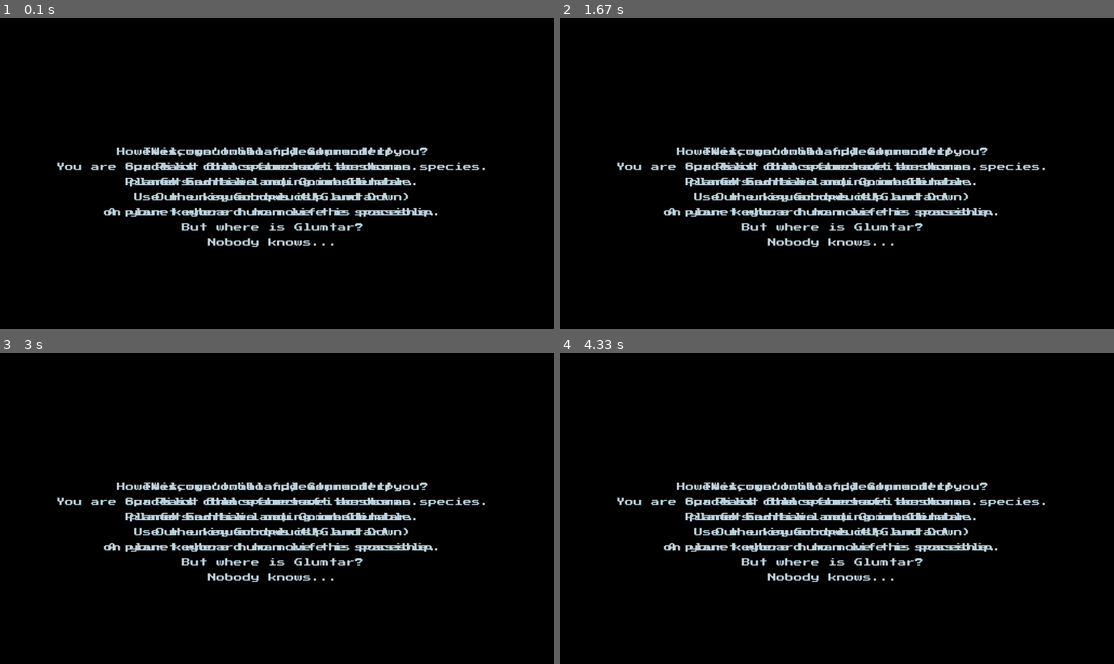
Above: before the commit, frames 1-4 (two rows, left to right).
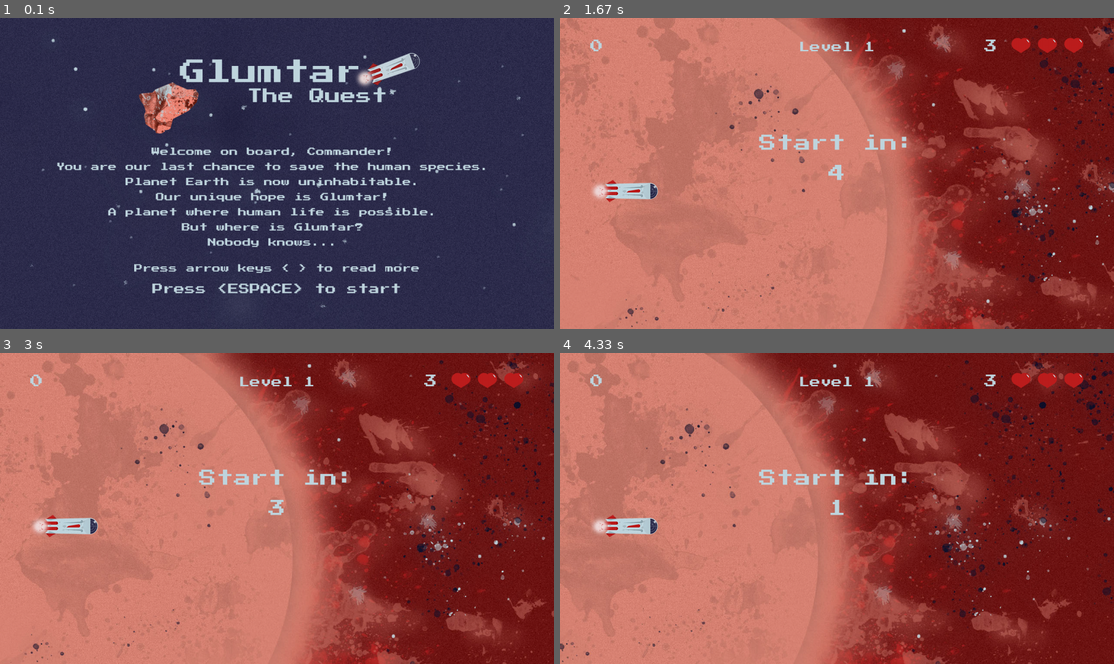
Above: after the commit, the same moments.

Repository: AdrianFSN/proyecto-final-pygame-quest
Game: pygame game, started from main.py
Two runs of this game, one before a commit and one after it. Both use one fixed random seed, a clock stepped at 60 frames per second and the inputs below.
Inputs:
- Up to frame 1 (0.1 s): no input
- Up to frame 2 (1.67 s): tap Space at 0.33 s
- Up to frame 3 (3 s): no input
- Up to frame 4 (4.33 s): no input

The runs differ from the first frame. In frame 1, 98% of the frame differs, in the area x 0-100%, y 0-100%; in frame 2, 100%; in frame 3, 100%; in frame 4, 100%.

Commit message:
feat: construyo el path para iniciar con frontpage y pasar a level1 y resolve level1 al empezar a jugar

Diff:
--- a/glumtar/frontpage.py
+++ b/glumtar/frontpage.py
@@ -50,15 +50,15 @@
         self.paragraph3.renderize_lines(self.screen)
 
         self.reader_pointer = 0
+        self.exit = False
 
     def mainLoop(self):
-        exit = False
-        while not exit:
+        while not self.exit:
             for event in pygame.event.get():
                 if event.type == pygame.QUIT:
                     return True
                 if event.type == pygame.KEYDOWN and event.key == pygame.K_SPACE:
-                    exit = True
+                    self.exit = True
                 if event.type == pygame.USEREVENT + 5:
                     self.animate_stars()
                 if event.type == pygame.KEYDOWN and event.key == pygame.K_RIGHT:
@@ -79,7 +79,7 @@
 
             pygame.display.flip()
 
-        return False
+        return self.exit
 
     def animate_stars(self):
         self.bg_front = pygame.image.load(
@@ -101,7 +101,7 @@
             title_render, (self.pos_X, self.pos_Y))
 
     def add_read_more_message(self):
-        read_more_title = "Press L or R to read more"
+        read_more_title = "Press arrow keys < > to read more"
         self.font_style = pygame.font.Font(
             self.font_route, self.font_size_correction)
         read_more_render = self.font_style.render(
--- a/glumtar/game.py
+++ b/glumtar/game.py
@@ -30,18 +30,36 @@
                 self.screen, self.player, self.scoreboard, self.lives_counter, levels)
             self.resolve = ResolveLevel(
                 self.play.screen, self.play.player, self.play.scoreboard, self.play.lives_counter, self.play.level)
-            self.play_scenes.append((self.play, self.resolve))
-        print(f'Así ha quedado self play scenes {self.play_scenes}')
-        print(
-            f'este es el nivel de la primera partida {self.play_scenes[0][0].level} y el de su resolve {self.play_scenes[0][1].level}')
-        print(
-            f'este es el nivel de la segunda partida {self.play_scenes[1][0].level} y el de su resolve {self.play_scenes[1][1].level}')
+            self.play_scenes.append([self.play, self.resolve])
+
+        self.info_switches_list = []
+        self.info_scene_switch = None
+        for switch in range(len(self.info_scenes)):
+            self.info_scene_switch = switch
+            self.info_switches_list.append([self.info_scene_switch, False])
+
+        self.play_switches_list = []
+        self.play_scene_switch = None
+        for switch in range(len(self.play_scenes)):
+            self.play_scene_switch = switch
+            self.play_switches_list.append([self.play_scene_switch, False])
+
+        self.info_switches_list[0][1] = True
+        # print(f'Esta es la lista de switches {self.info_switches_list}')
 
     def mainLoop(self):
         exit = False
         while not exit:
             self.clock.tick(FPS)
             # bucle principal (o main loop)
+            if self.info_switches_list[0]:
+                self.front_page.mainLoop()
+                print(f'Así ha quedado self play scenes {self.play_scenes}')
+
+                if self.front_page.exit:
+                    self.play_scenes[0][0].mainLoop()
+                    if self.play_scenes[0][0].exit:
+                        self.play_scenes[0][1].mainLoop()
 
             # Bloque 1: captura de eventos
             for evento in pygame.event.get():
--- a/glumtar/playlevel.py
+++ b/glumtar/playlevel.py
@@ -49,17 +49,15 @@
         self.allow_points = True
         self.execute_game_over = False
         self.stop_bg_scroll = False
-        # self.end_game = False
+        self.exit = False
 
     def mainLoop(self):
-        exit = False
-        # stop_bg_scroll = False
         countdown_active = True
         end_game = False
         activate_explosion = False
         # initialize_ship_costume = False
 
-        while not exit:
+        while not self.exit:
             self.clock.tick(FPS)
             self.screen.fill(ROBIN_EGG_BLUE)
             self.paint_background(self.background_posX,
@@ -96,7 +94,7 @@
                 if self.set_bg_scroll <= 0:
                     self.stop_bg_scroll = True
                     print(f'Este esl scroll stop {self.stop_bg_scroll}')
-                    exit = True
+                    self.exit = True
                 elif end_game:
                     self.stop_bg_scroll = True
                     print(
@@ -150,7 +148,7 @@
 
             pygame.display.flip()
 
-        return False
+        return self.exit
 
     def generate_meteorites(self):
         self.random_meteorite = Meteorite()
--- a/glumtar/resolvelevel.py
+++ b/glumtar/resolvelevel.py
@@ -34,22 +34,21 @@
         self.player = player
         self.scoreboard = scoreboard
         self.lives_counter = livescounter
+        self.exit = False
 
     def mainLoop(self):
-        exit = False
-        while not exit:
+        while not self.exit:
             self.clock.tick(FPS)
             for event in pygame.event.get():
                 if event.type == pygame.QUIT:
                     return True
                 if event.type == pygame.KEYDOWN and event.key == pygame.K_SPACE:
-                    exit = True
+                    self.exit = True
                 if event.type == self.bg_fade_in:
                     if self.player.rect.center[0] <= WIDTH/2 and self.alpha < 255:
                         self.alpha += self.fade_in_speed
                     elif self.alpha > 255:
                         self.alpha = 255
-                    print(f"El self alpha es {self.alpha}")
 
             self.screen.fill(CORAL_PINK)
             self.screen.blit(
@@ -70,7 +69,7 @@
 
             pygame.display.flip()
 
-        return False
+        return self.exit
 
     def add_level_title(self):
         self.title = "Level 1"
--- a/prueba.py
+++ b/prueba.py
@@ -10,3 +10,9 @@
                 f'Este es self text {self.text} y este es self converted text {self.converted_text}')
 
         return self.converted_text
+
+        print(f'Así ha quedado self play scenes {self.play_scenes}')
+        print(
+            f'este es el nivel de la primera partida {self.play_scenes[0][0].level} y el de su resolve {self.play_scenes[0][1].level}')
+        print(
+            f'este es el nivel de la segunda partida {self.play_scenes[1][0].level} y el de su resolve {self.play_scenes[1][1].level}')
